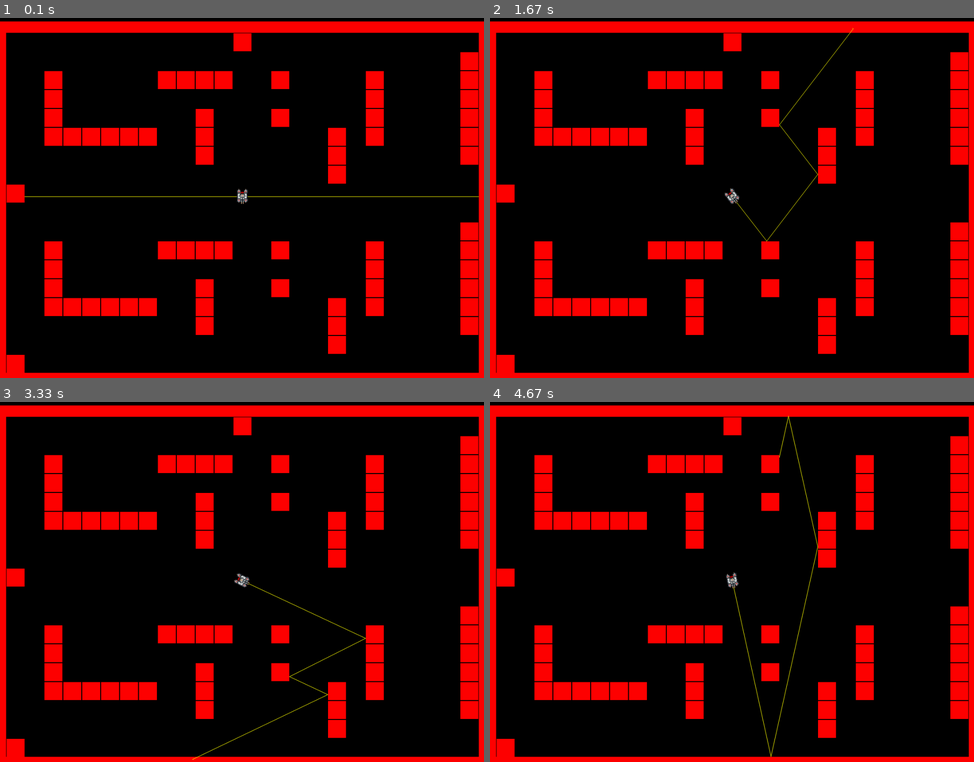
Above: before the commit, frames 1-4 (two rows, left to right).
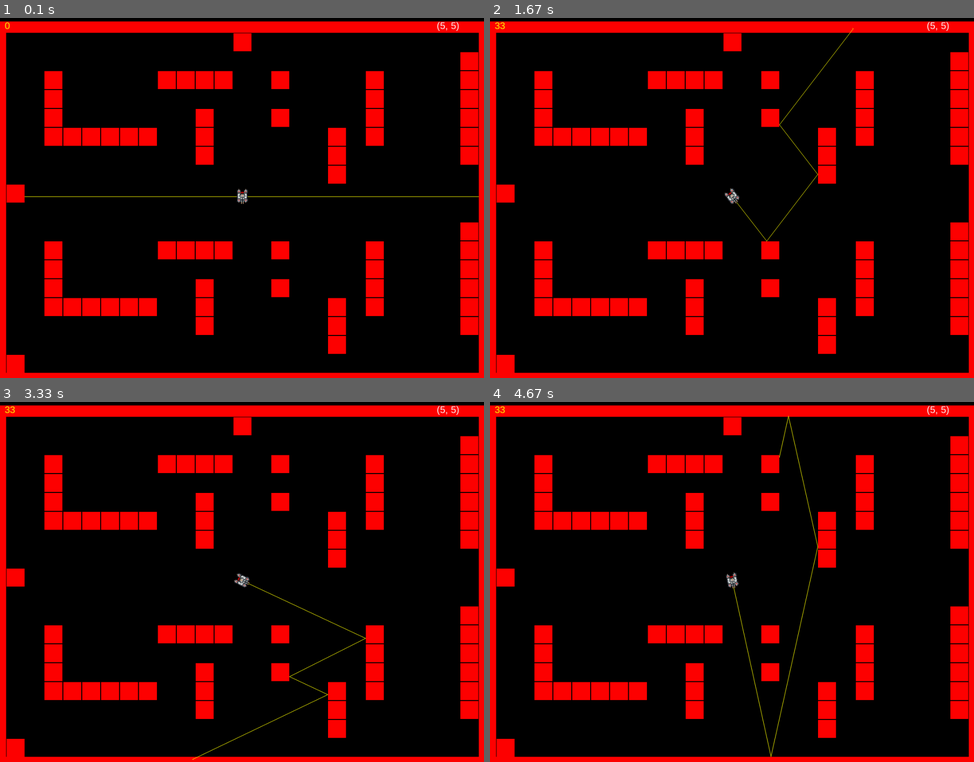
Above: after the commit, the same moments.

Repository: jonalfarlinga/lazars
Game: pygame game, started from lazars/__main__.py
Two runs of this game, one before a commit and one after it. Both use one fixed random seed, a clock stepped at 60 frames per second and the inputs below.
Inputs:
- Up to frame 1 (0.1 s): no input
- Up to frame 2 (1.67 s): hold Right 0.33-0.8 s; hold Right 0.83-1.3 s; hold Left from 1.33 s (still down)
- Up to frame 3 (3.33 s): release Left at 1.87 s; hold Left 1.9-2.3 s; hold Right 2.33-2.97 s; hold Left from 3 s (still down)
- Up to frame 4 (4.67 s): release Left at 3.47 s; hold Right 3.5-3.97 s; hold Right 4-4.47 s; hold Left from 4.5 s (still down)

The runs differ from the first frame. In frame 1, less than 0.1% of the frame differs, in the area x 1-95%, y 1-4%; in frame 2, less than 0.1%; in frame 3, less than 0.1%; in frame 4, less than 0.1%.

Commit message:
refactored to module structure

Diff:
--- a/lazars_main.py
+++ b/lazars/__main__.py
@@ -1,10 +1,10 @@
 import pygame
 import sys
 import os
-# import debug_me
-import maps
-from constants import *  # noqa:F403 flake8 ignore
-from entities import Player
+import lazars.debug_me as debug_me
+import lazars.maps as maps
+from .constants import *  # noqa:F403 flake8 ignore
+from .entities import Player
 
 
 '''
@@ -99,9 +99,8 @@
         FramesPerSecond.tick(FPS)
 
         # debuggers
-        #       debug_me.debug(pygame.mouse.get_pos(), screen, rects)
-        #       debug_me.fps_counter(FramesPerSecond, screen, font)
-        #       debug_me.fps_counter(FramesPerSecond, screen, font)
+        debug_me.debug(pygame.mouse.get_pos(), screen, rects)
+        debug_me.fps_counter(FramesPerSecond, screen, font)
 
         # update display
         pygame.display.update()
--- a/debug_me.py
+++ b/lazars/debug_me.py
@@ -1,5 +1,5 @@
 import pygame
-from constants import *  # noqa:F403 flake8 ignore
+from .constants import *  # noqa:F403 flake8 ignore
 
 
 # print and render functions for debugging purposes
--- a/entities.py
+++ b/lazars/entities.py
@@ -1,7 +1,7 @@
-from constants import *  # noqa=F403
+from .constants import *  # noqa=F403
 import pygame
 import os
-from vector_math import calculate_line
+from .vector_math import calculate_line
 
 
 class Player(pygame.sprite.Sprite):
--- a/maps.py
+++ b/lazars/maps.py
@@ -1,6 +1,6 @@
 import pygame
 import os
-from constants import *  # noqa:F403 flake8 ignore
+from .constants import *  # noqa:F403 flake8 ignore
 '''
 map builders
 Linting is ignored in this file for "Line is too long"
--- a/rads_math.py
+++ b/lazars/rads_math.py
@@ -1,7 +1,7 @@
 # radians calculation had fatal errors prompting a rebuild
 
 import math
-from constants import *  # noqa:F403 flake8 ignore
+from .constants import *  # noqa:F403 flake8 ignore
 from pygame.draw import line
 
 
--- a/vector_math.py
+++ b/lazars/vector_math.py
@@ -1,5 +1,5 @@
 import math
-from constants import *  # noqa:F403 flake8 ignore
+from .constants import *  # noqa:F403 flake8 ignore
 
 
 # converts a bearing to a unit vector
Renamed: constants.py -> lazars/constants.py
